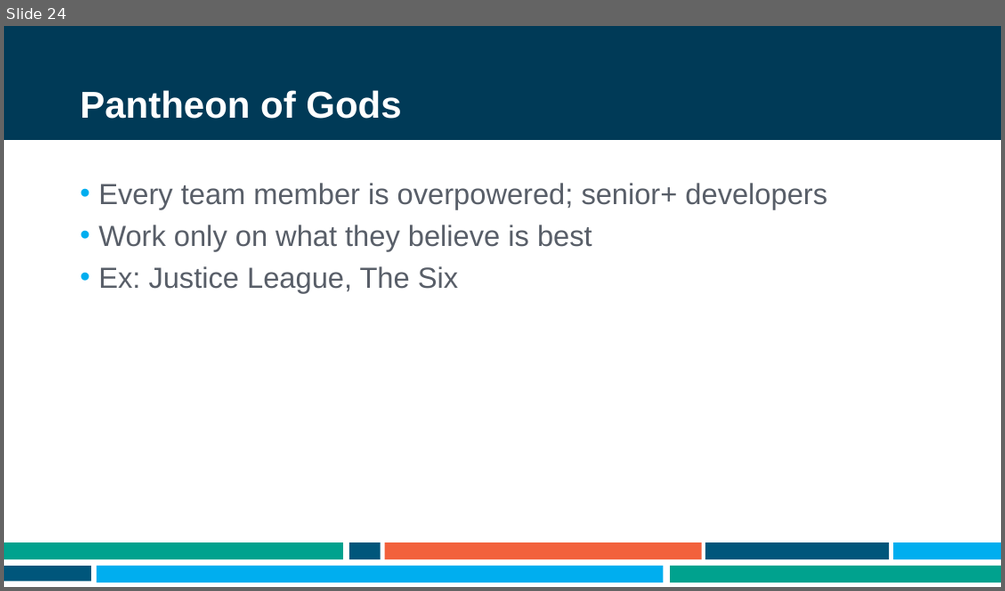
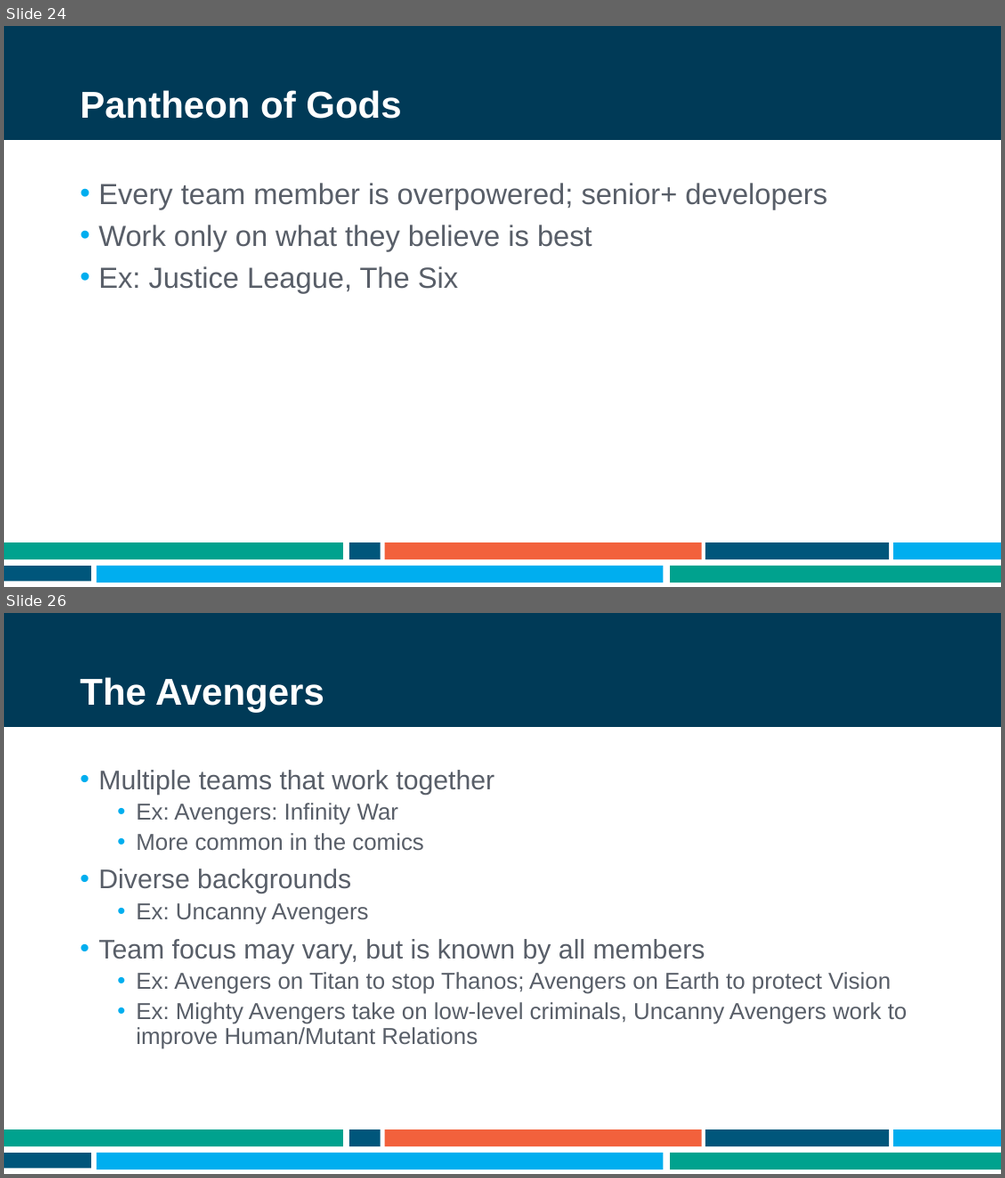
Before and after one commit to ademing/nebraska-code-2021, a slide deck: Presentation.pptx. Shown one above the other, each under a label of ours: slide 24 before the commit, slides 24 and 26 after it; the slides between them are not shown. The pictures are 1005x591 and 1005x1178 pixels, drawn with LibreOffice and Linux fonts; fonts in the diff are those of the drawing; background and template pictures are left out. Boxes give left, top, right and bottom in pixels: in the first picture for what was removed or moved away, otherwise in the second. Text is boxed around its words. In the diff, an @@ line names an element or a change of style, - is before the commit and + after.

Commit message:
Finitshed initial draft of the ideal team

```diff
--- a/Presentation.pptx
+++ b/Presentation.pptx
@@ slide 26 added at [4, 613, 1001, 1174], background #FFFFFF; not listed: 9 template elements that a slide beside it also shows @@
@@ title added at [80, 677, 324, 713], 36 pt, text #FFFFFF, bold @@
+The Avengers
@@ text added at [98, 770, 907, 1049], 22.2 pt, text #585E68 @@
+• Multiple teams that work together
+  • Ex: Avengers: Infinity War
+  • More common in the comics
+• Diverse backgrounds
+  • Ex: Uncanny Avengers
+• Team focus may vary, but is known by all members
+  • Ex: Avengers on Titan to stop Thanos; Avengers on Earth to protect Vision
+  • Ex: Mighty Avengers take on low-level criminals, Uncanny Avengers work to improve Human/Mutant Relations
```
Also in this commit, not shown: 1 slide changed, 1 other slide added.
